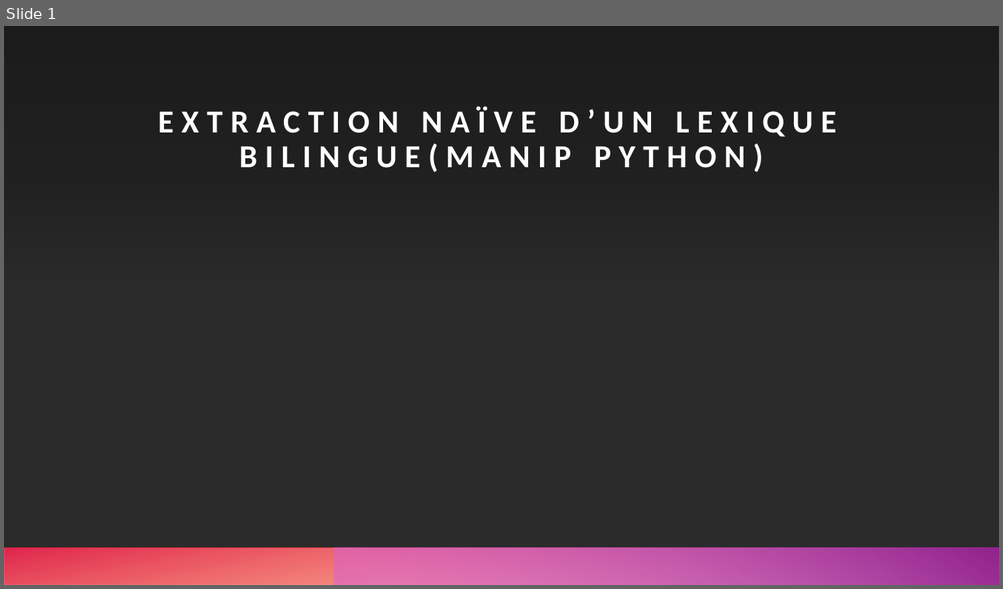
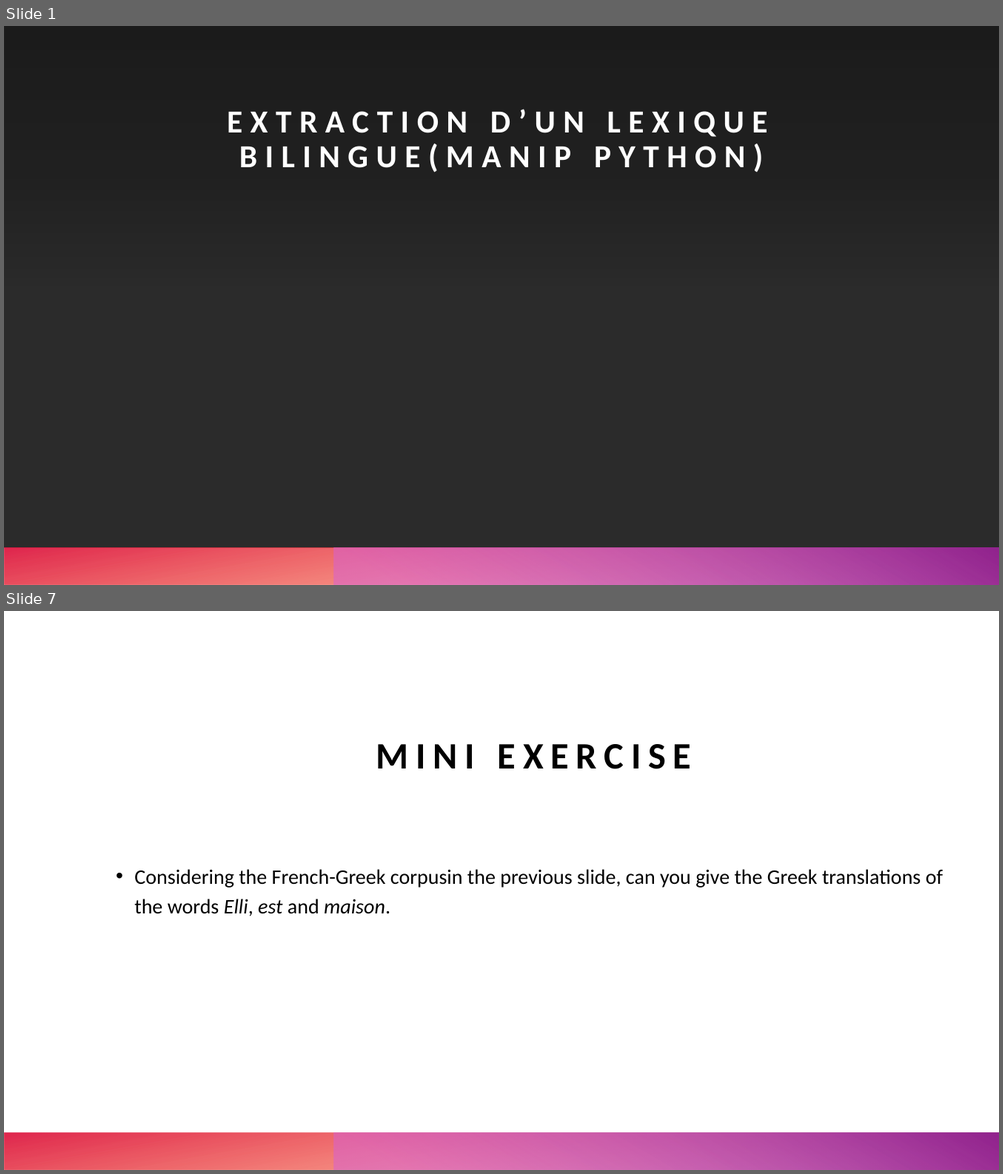
Before and after one commit to armandstrickernlp/NLP_Inalco, a slide deck: slides/S1_cours5.pptx. Shown one above the other, each under a label of ours: slide 1 before the commit, slides 1 and 7 after it; the slides between them are not shown. The pictures are 1003x589 and 1003x1174 pixels, drawn with LibreOffice and Linux fonts; fonts in the diff are those of the drawing; background and template pictures are left out; a plain dark background stands for a picture behind light text. Boxes give left, top, right and bottom in pixels: in the first picture for what was removed or moved away, otherwise in the second. Text is boxed around its words. In the diff, an @@ line names an element or a change of style, - is before the commit and + after.

```diff
--- a/slides/S1_cours5.pptx
+++ b/slides/S1_cours5.pptx
@@ slide 7 added at (4, 611, 999, 1170), background #FFFFFF; not listed: 1 template element that a slide beside it also shows @@
@@ title added at (375, 744, 691, 769), 36 pt, text #000000, bold @@
+MINI EXERCISE
@@ text added at (134, 869, 942, 917), 20 pt, text #000000 @@
+• Considering the French-Greek corpusin the previous slide, can you give the Greek translations of the words Elli, est and maison.
@@ rectangle added at (4, 1133, 999, 1170), fill gradient #FE4A00 to #DA002F @@
@@ slide 1 changed as well @@
@@ title at (227, 109, 768, 173): text changed @@
-EXTRACTION NAÏVE D’UN LEXIQUE BILINGUE(MANIP PYTHON)
+EXTRACTION D’UN LEXIQUE BILINGUE(MANIP PYTHON)
```
Also in this commit, not shown: 10 other slides added, 1 slide removed.
